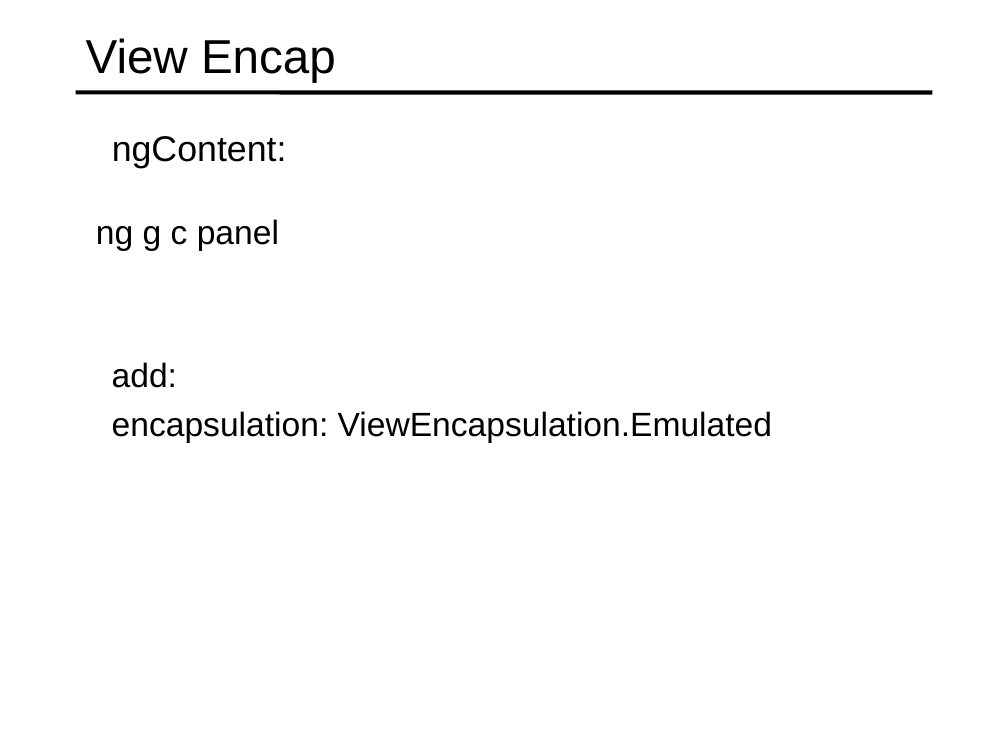
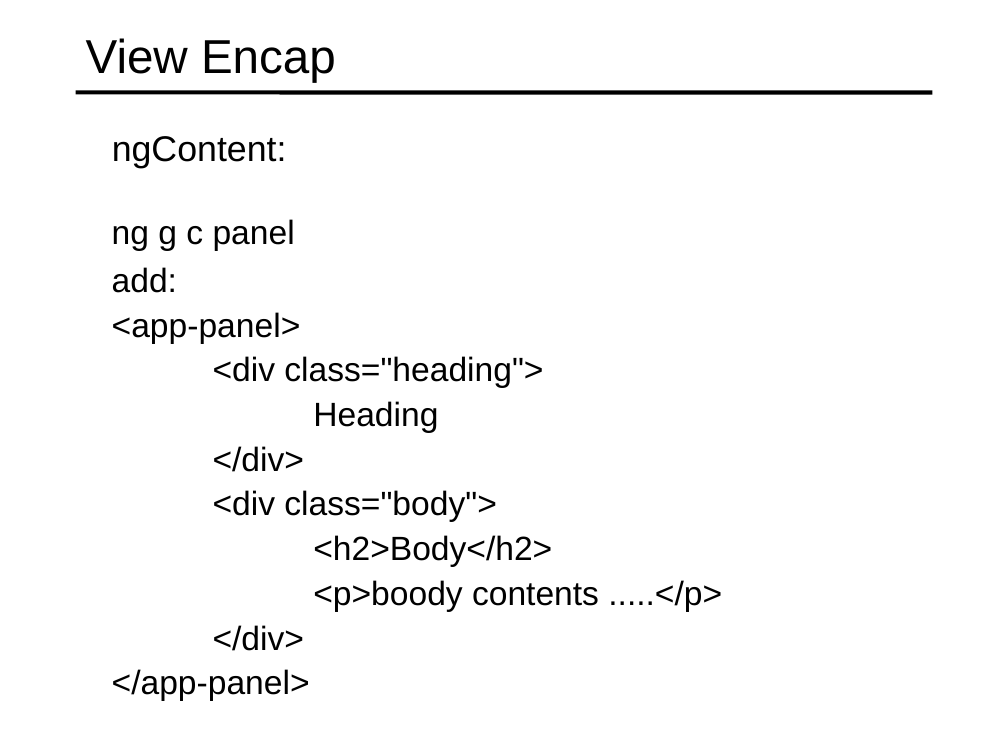
Before and after one commit to specter01wj/Jago_Link_Training, a slide deck: slide 14 of Angular/Angular7/Angular Advanced Course/Essentials/3.Building Re-usable Components/L3_Building Re-usable Components.ppt. Drawn at 1008x756 pixels with LibreOffice and Linux fonts; fonts in the diff are those of the drawing. Boxes give left, top, right and bottom in pixels: in the first picture for what was removed or moved away, otherwise in the second. Text is boxed around its words. In the diff, an @@ line names an element or a change of style, - is before the commit and + after.

Commit message:
09/05/2019 v1

```diff
--- a/Angular/Angular7/Angular Advanced Course/Essentials/3.Building Re-usable Components/L3_Building Re-usable Components.ppt
+++ b/Angular/Angular7/Angular Advanced Course/Essentials/3.Building Re-usable Components/L3_Building Re-usable Components.ppt
@@ text "ng g c panel" moved from (x1=96, y1=219, x2=279, y2=251) to (x1=112, y1=219, x2=295, y2=251) @@
@@ text "add:" moved from (x1=112, y1=362, x2=772, y2=443) to (x1=112, y1=267, x2=722, y2=701) @@
@@ text at (x1=112, y1=267, x2=177, y2=293): line spacing 1 to 0.9 @@
@@ text at (x1=112, y1=312, x2=722, y2=701): text changed @@
-  encapsulation: ViewEncapsulation.Emulated
+  <app-panel>
+  <div class="heading">
+  Heading
+  </div>
+  <div class="body">
+  <h2>Body</h2>
+  <p>boody contents .....</p>
+  </div>
+  </app-panel>
```
